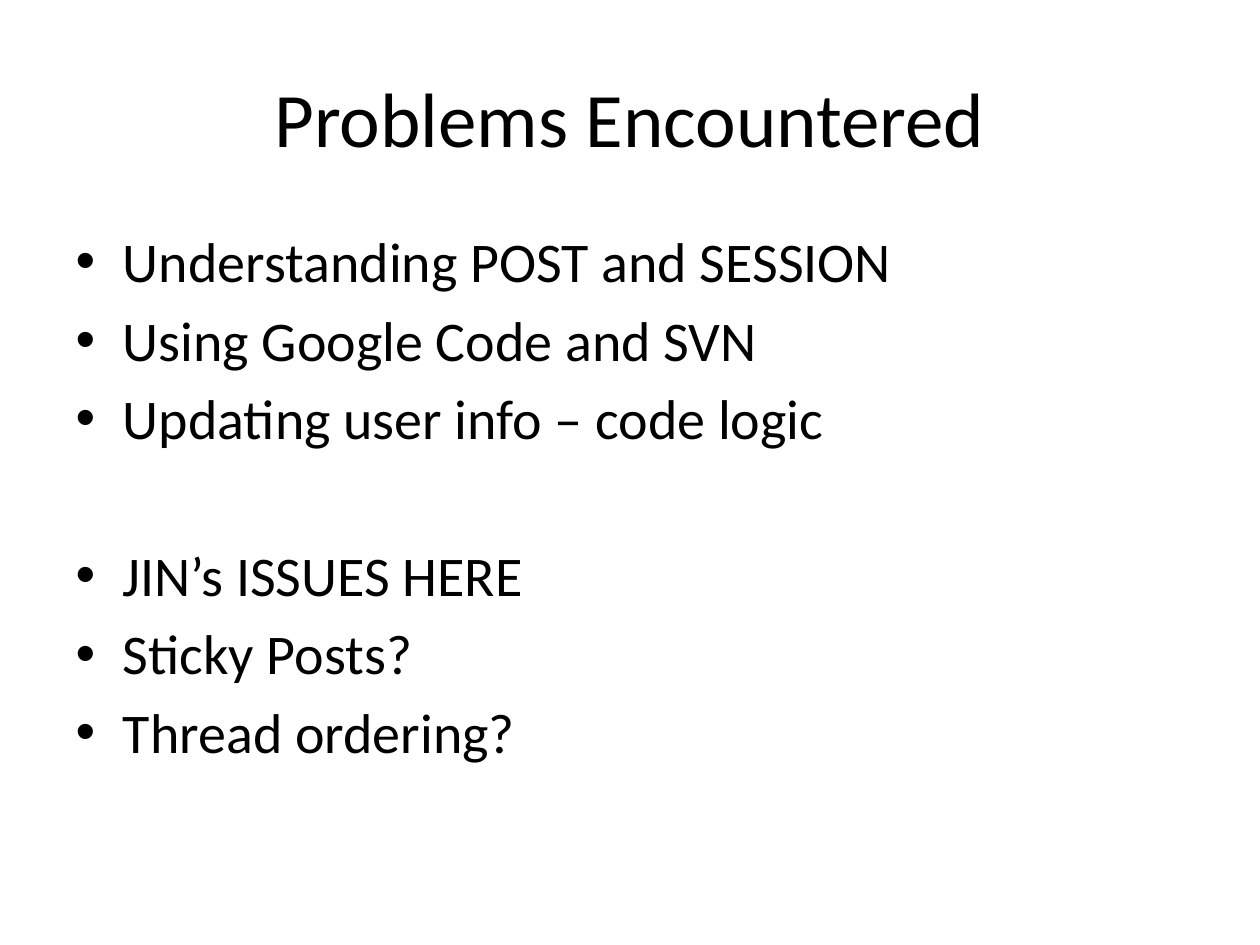
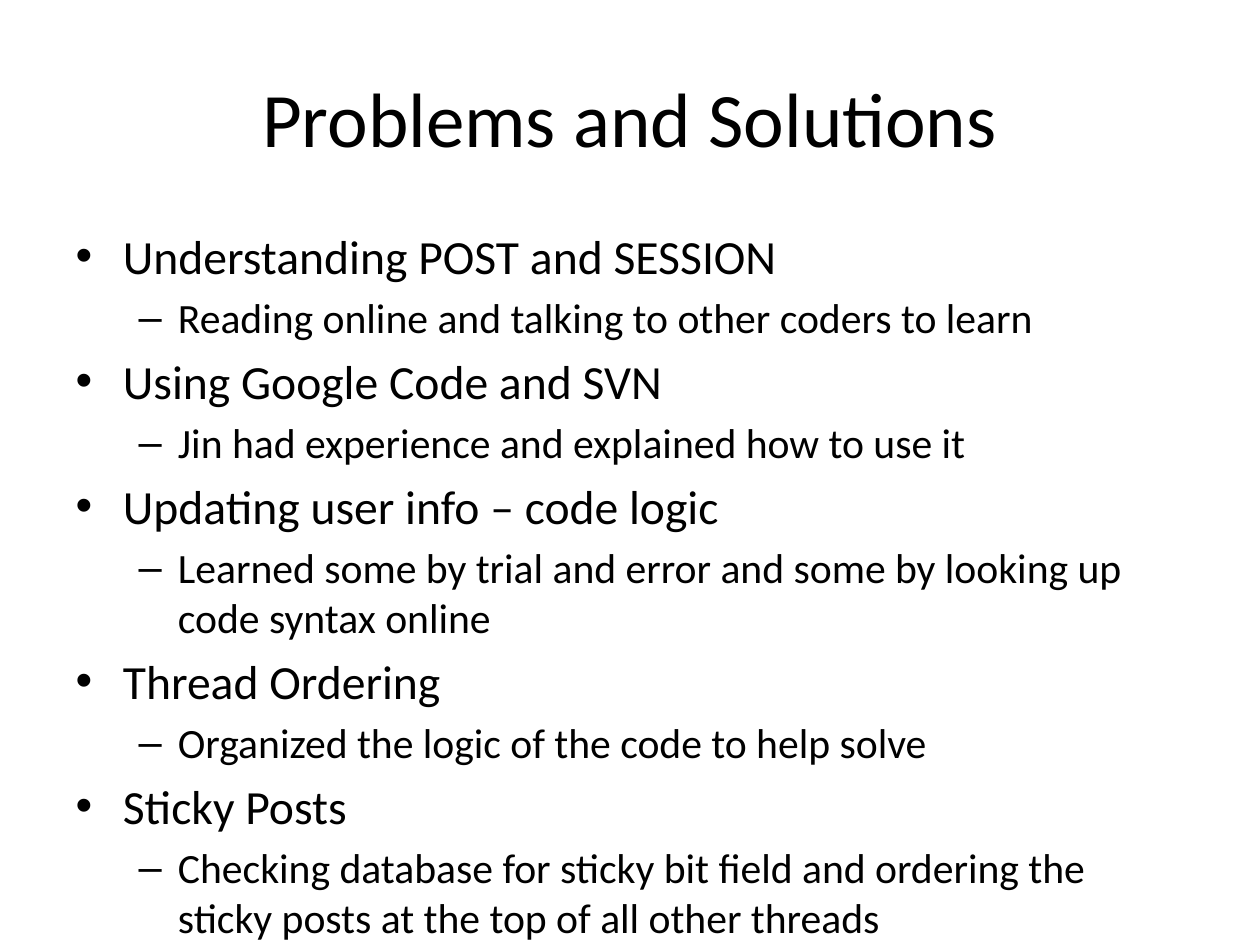
Before and after one commit to yokeholy/jin-jason-forum, a slide deck: slide 7 of J2_Forum.pptx (slide 6 before the commit). Drawn at 1260x945 pixels with LibreOffice and Linux fonts; fonts in the diff are those of the drawing. Boxes give left, top, right and bottom in pixels: in the first picture for what was removed or moved away, otherwise in the second. Text is boxed around its words. In the diff, an @@ line names an element or a change of style, - is before the commit and + after.

```diff
--- a/J2_Forum.pptx
+++ b/J2_Forum.pptx
@@ title at bbox=[262, 93, 997, 148]: text changed @@
-Problems Encountered
+Problems and Solutions
@@ text at bbox=[123, 241, 777, 533]: size 32 to 27.2 pt in "Understanding POST and SESSION", "Using Google Code and SVN", "Updating user info – code logic" @@
@@ text at bbox=[178, 304, 1033, 340]: paragraph added @@
+  – Reading online and talking to other coders to learn
@@ text at bbox=[178, 429, 965, 465]: paragraph added @@
+  – Jin had experience and explained how to use it
@@ text at bbox=[123, 554, 1122, 940]: text changed; size 32 to 23.8 pt @@
-• JIN’s ISSUES HERE
-• Sticky Posts?
-• Thread ordering?
+  – Learned some by trial and error and some by looking up code syntax online
+• Thread Ordering
+  – Organized the logic of the code to help solve
+• Sticky Posts
+  – Checking database for sticky bit field and ordering the sticky posts at the top of all other threads
```
Also in this commit, not shown: 6 other slides changed.
